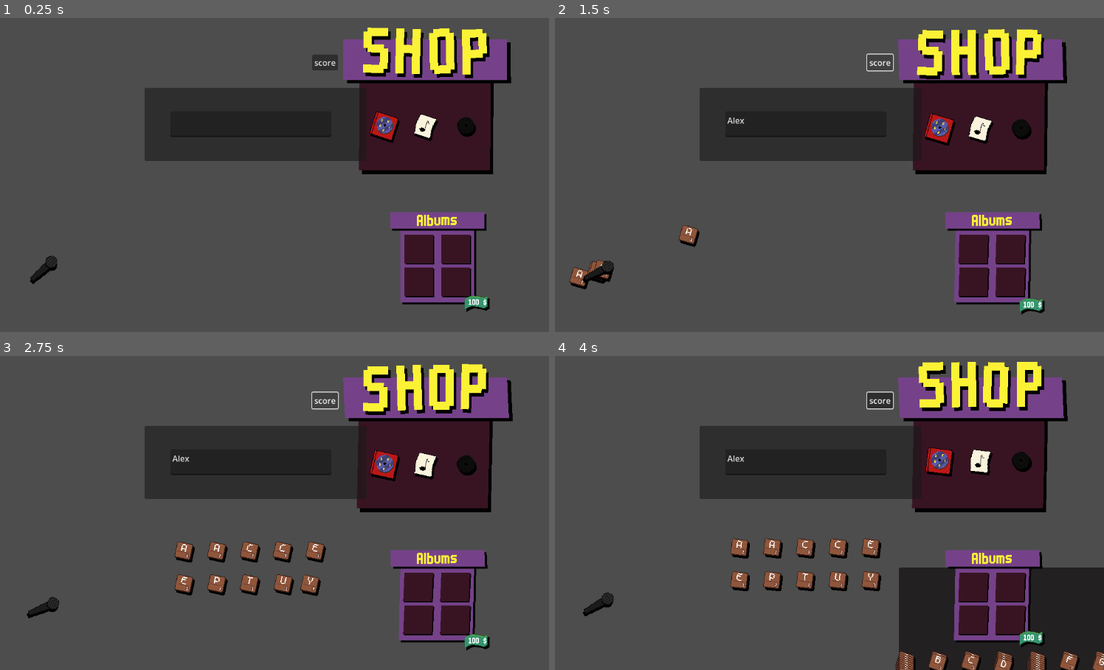
Above: before the commit, frames 1-4 (two rows, left to right).
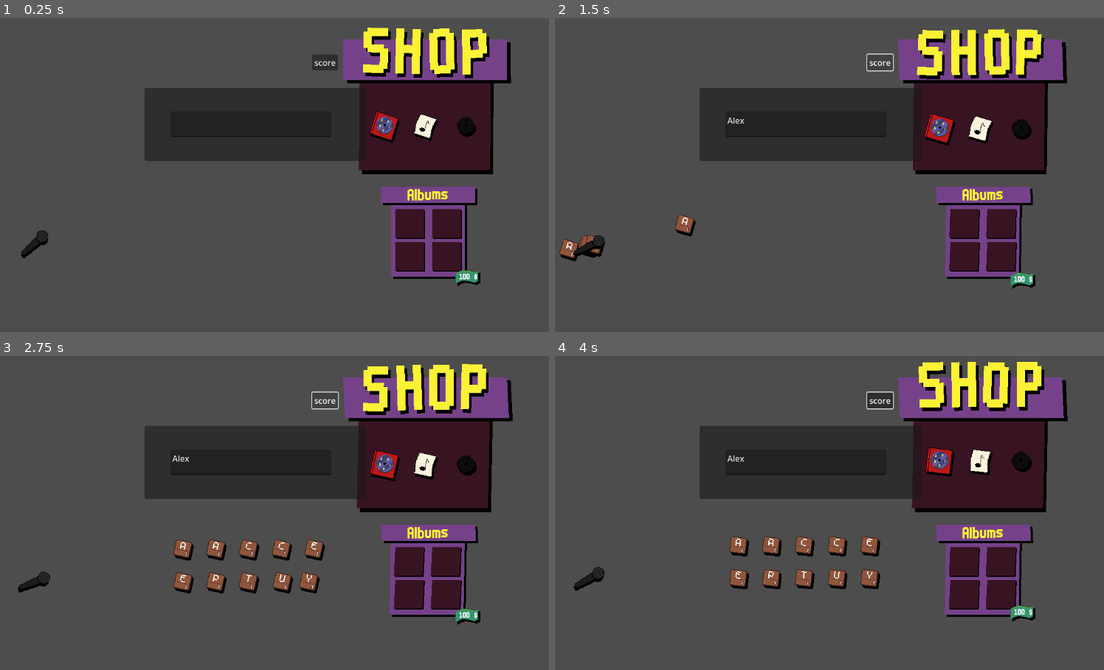
Above: after the commit, the same moments.

Repository: LiranDat/Spitandspell
Game: Godot game, scene res://scoring_test.tscn
The game is run twice, just before and just after one commit, with the same random seed, the same clock (stepped at 60 frames per second) and the same inputs. This scene is started directly instead of the project's main scene.
Inputs (mouse positions are in pixels of both pictures, inside the frame that each line leads up to):
- Up to frame 1 (0.25 s): no input
- Up to frame 2 (1.5 s): click (807, 124) at 0.52 s; type "Alex" at 0.6 s; click "score" at 1.25 s
- Up to frame 3 (2.75 s): click "score" at 2 s
- Up to frame 4 (4 s): click "score" at 2.75 s; move the mouse to (598, 607) at 3.52 s; click (598, 607) at 3.67 s

The runs differ from the first frame. In frame 1, 5.6% of the frame differs, in the area x 3-90%, y 53-94%; in frame 2, 6.5%; in frame 3, 7.1%; in frame 4, 15%, in the area x 3-100%, y 53-100%.
Error in both runs: Invalid access to property or key 'Al' on a base object of type 'Dictionary'. (res://word_test.gd:64)

Commit message:
Fix scoring

Diff:
--- a/scoring_test.gd
+++ b/scoring_test.gd
@@ -1,6 +1,6 @@
 extends Node2D
 
-func scoreWord(word:String):
+func scoreWord(word:String) ->int:
 	var alphabet = Alphabet.getAlphabet()
 	var albumCase = get_tree().get_first_node_in_group("AlbumCase")
 	var score = 0
@@ -22,7 +22,7 @@
 	printScore(word,letterScores,rawWordScore,score)
 	await get_tree().create_timer(0.5).timeout
 	letterSelection.refreshLetters()
-	return score
+	return int(score)
 	pass
 
 func printScore(word,letterScores,rawWordScore,score):
--- a/scoring_test.tscn
+++ b/scoring_test.tscn
@@ -22,13 +22,13 @@
 offset_bottom = 96.0
 
 [node name="LetterSelection" parent="." instance=ExtResource("2_7iipe")]
-position = Vector2(266, 218)
+position = Vector2(248, 168)
 
 [node name="MicPos" parent="LetterSelection" index="0"]
 position = Vector2(-676, -19)
 
 [node name="LetterArea" parent="LetterSelection" index="1"]
-position = Vector2(-434, -145)
+position = Vector2(-418, -99)
 
 [node name="Shape" parent="LetterSelection/LetterArea" index="0"]
 polygon = PackedVector2Array(0, 0, 1, 0, 1, 1, 0.905198, 1, 0.704366, 1, 0, 1)
